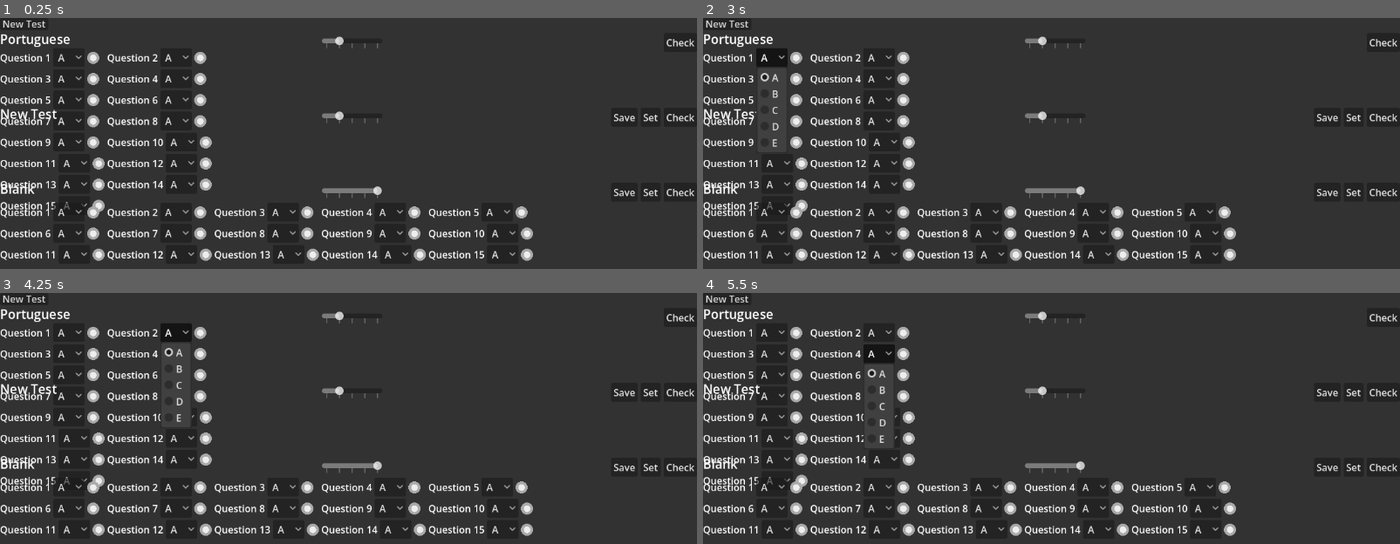
Above: before the commit, frames 1-4 (two rows, left to right).
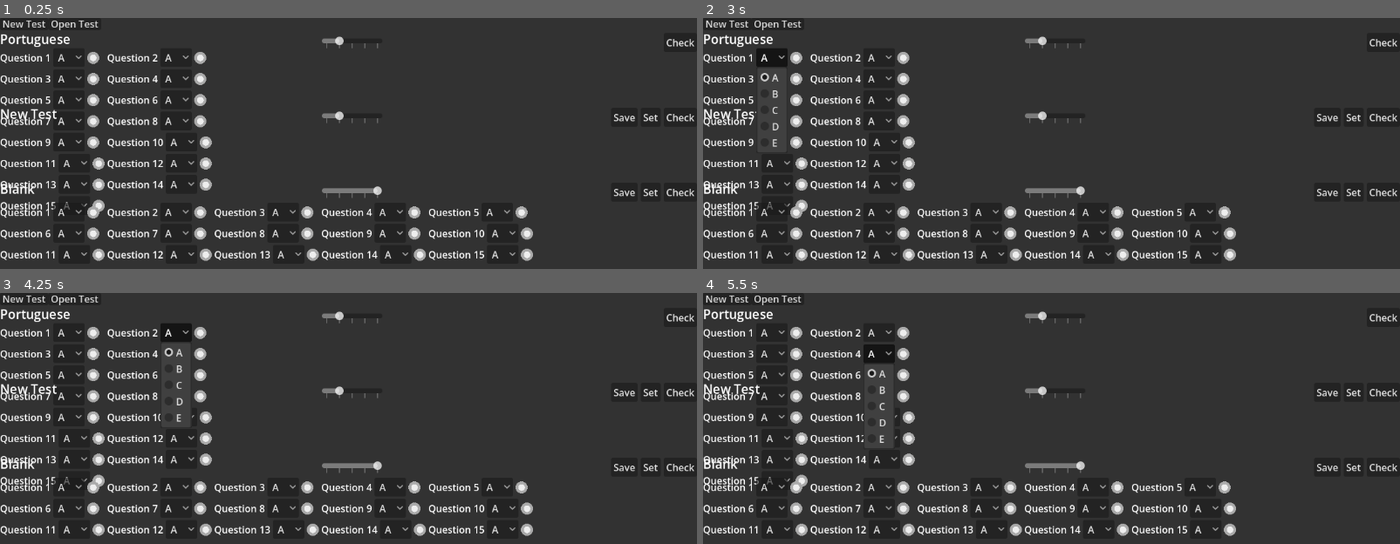
Above: after the commit, the same moments.

Repository: Mortadelan/testmarker
Game: Godot game, scene res://main.tscn
The game is run twice, just before and just after one commit, with the same random seed, the same clock (stepped at 60 frames per second) and the same inputs.
Inputs (mouse positions are in pixels of both pictures, inside the frame that each line leads up to):
- Up to frame 1 (0.25 s): no input
- Up to frame 2 (3 s): click (779, 23) at 0.5 s, where only the run after the commit has a clickable "Open Test"; click "New Test" at 1.25 s; click "New Test" at 2 s; click "A" at 2.75 s
- Up to frame 3 (4.25 s): click "A" at 3.5 s
- Up to frame 4 (5.5 s): click "A" at 4.25 s; click "A" at 5 s

The runs differ from the first frame. In frame 1, less than 0.1% of the frame differs, in the area x 7-15%, y 1-5%; in frame 2, less than 0.1%; in frame 3, less than 0.1%; in frame 4, less than 0.1%.

Commit message:
testing creating files

Diff:
--- a/main.tscn
+++ b/main.tscn
@@ -29,11 +29,13 @@
 custom_maximum_size = Vector2(-1, 20)
 propagate_maximum_size = true
 clip_contents = true
-layout_mode = 0
-offset_right = 103.0
-offset_bottom = 31.0
+layout_mode = 1
+anchors_preset = -1
+anchor_right = 1.0
+anchor_bottom = 1.0
+grow_horizontal = 2
 
-[node name="Button" type="Button" parent="MenuBar" unique_id=1266728345]
+[node name="NewTestButton" type="Button" parent="MenuBar" unique_id=1266728345]
 layout_mode = 1
 anchors_preset = 4
 anchor_top = 0.5
@@ -43,6 +45,18 @@
 offset_bottom = 10.0
 grow_vertical = 2
 text = "New Test"
+
+[node name="Button2" type="Button" parent="MenuBar" unique_id=193386129]
+layout_mode = 1
+anchors_preset = -1
+anchor_top = 0.5
+anchor_bottom = 0.5
+offset_left = 80.0
+offset_top = -10.0
+offset_right = 160.0
+offset_bottom = 10.0
+grow_vertical = 2
+text = "Open Test"
 
 [node name="ScrollContainer" type="ScrollContainer" parent="." unique_id=1176618072]
 layout_mode = 1
--- a/scripts/test_container.gd
+++ b/scripts/test_container.gd
@@ -7,7 +7,6 @@
 var save_button : Button
 var set_button : Button
 var check_button : Button
-var addquest_button : Button
 var questions : QuestionContainer
 
 func _ready():
@@ -95,7 +94,26 @@
 	dialog.popup_centered_clamped()
 
 func _on_canceled():
-	pass
+	free_dialogs()
 
 func _on_ok():
+	var file_dialog = FileDialog.new()
+	file_dialog.file_mode = FileDialog.FileMode.FILE_MODE_SAVE_FILE
+	# file_dialog.current_dir = test_dir.?
+	# maybe we make some sort of TestDir global, so that all open tests
+	# and test directories are easily accessible once they're opened
+	file_dialog.access = FileDialog.Access.ACCESS_FILESYSTEM
+	var filter := "*.json, *.tres, *.test"
+	var description := "Test file"
+	var mime_type := "application/json, application/x-godot-resource, application/x-godot-resource"
+	file_dialog.add_filter(filter, description, mime_type)
+	add_child(file_dialog)
+	file_dialog.file_selected.connect(_on_file_selected)
+	file_dialog.popup_file_dialog()
+
+func _on_file_selected(path: String):
+	var file = FileAccess.open(path, FileAccess.WRITE)
+	file.store_string("test" + str(randi()))
+
+func free_dialogs():
 	pass
